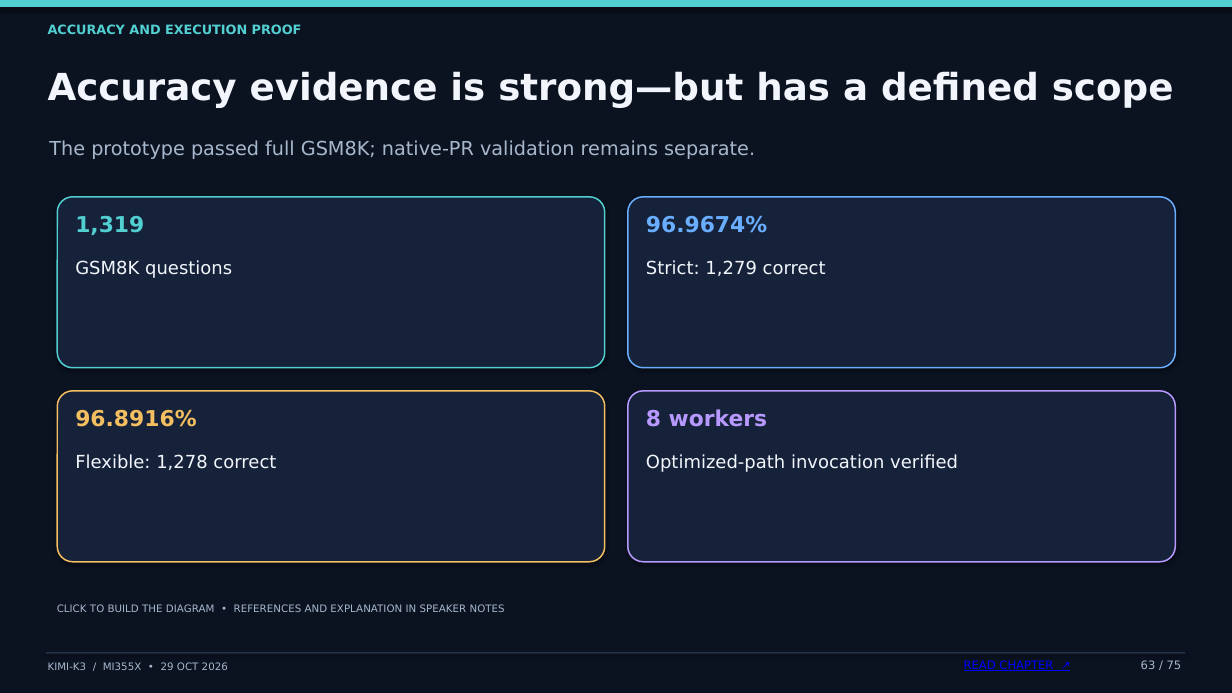
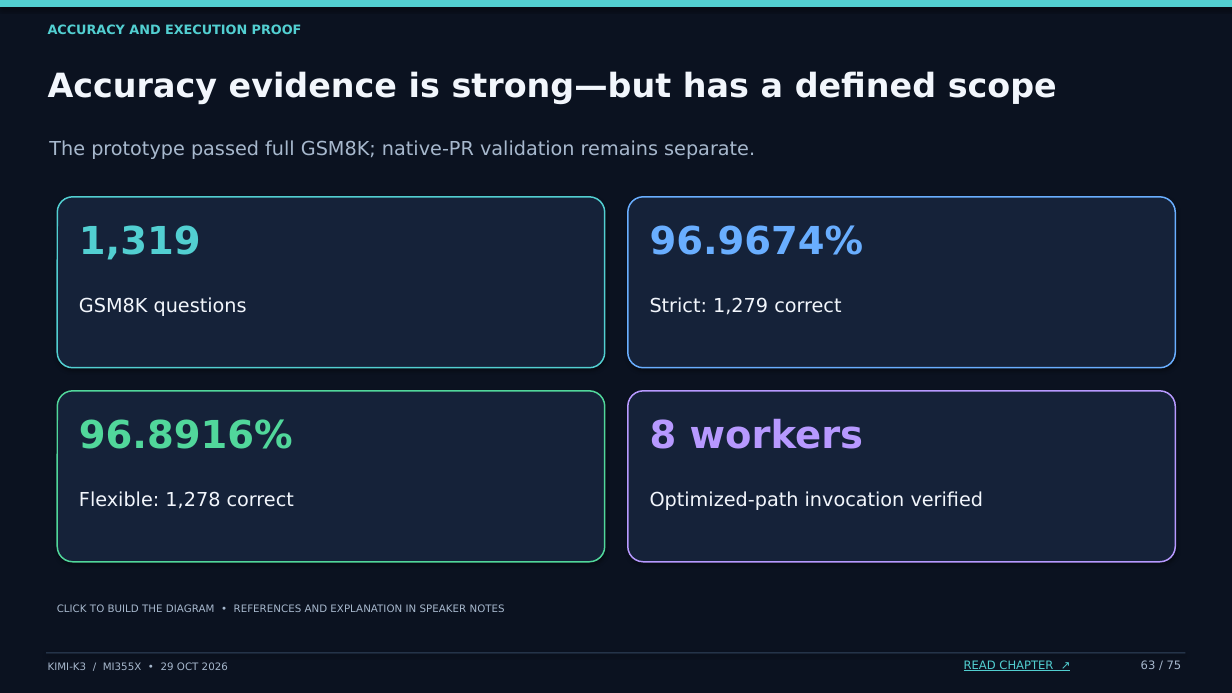
Before and after one commit to ajith-sirra-amd/InferenceMAX_Rocm_Team, a slide deck: slide 63 of presentations/kimi-k3-mi355x/Kimi-K3_MI355X_Animated.pptx. Drawn at 1232x693 pixels with LibreOffice and Linux fonts; fonts in the diff are those of the drawing. Boxes give left, top, right and bottom in pixels: in the first picture for what was removed or moved away, otherwise in the second. Text is boxed around its words. In the diff, an @@ line names an element or a change of style, - is before the commit and + after.

```diff
--- a/presentations/kimi-k3-mi355x/Kimi-K3_MI355X_Animated.pptx
+++ b/presentations/kimi-k3-mi355x/Kimi-K3_MI355X_Animated.pptx
@@ text "Accuracy evidence is strong—but has ..." at (48,71,1057,104): size 29 to 26 pt @@
@@ size 17 to 30 pt in 3 elements at (650,225,864,255), (650,418,863,449), (79,225,201,260) @@
@@ text "GSM8K questions": place and size @@
-text "GSM8K questions" at (75,260,232,278)
+text "GSM8K questions" at (79,297,247,316)
@@ text "Strict: 1,279 correct": place and size @@
-text "Strict: 1,279 correct" at (646,260,826,276)
+text "Strict: 1,279 correct" at (650,297,841,315)
@@ rounded rectangle at (57,391,604,562): outline #F4BF61 1.15 pt to #51D79B 1.15 pt @@
@@ text "96.8916%" at (79,419,293,449): size 17 to 30 pt, text colour #F4BF61 to #51D79B @@
@@ text "Flexible: 1,278 correct": place and size @@
-text "Flexible: 1,278 correct" at (75,454,276,470)
+text "Flexible: 1,278 correct" at (79,491,294,509)
@@ size 14 to 15 pt in 4 elements at (79,297,247,316), (650,297,841,315), (79,491,294,509), (650,491,984,510) @@
@@ text "Optimized-path invocation verified": place and size @@
-text "Optimized-path invocation verified" at (646,454,958,472)
+text "Optimized-path invocation verified" at (650,491,984,510)
@@ text "READ CHAPTER ↗" at (964,660,1053,671): text colour #0000FF to #52CFD1 @@
```
Also in this commit, not shown: 74 other slides changed, 20 other files.
